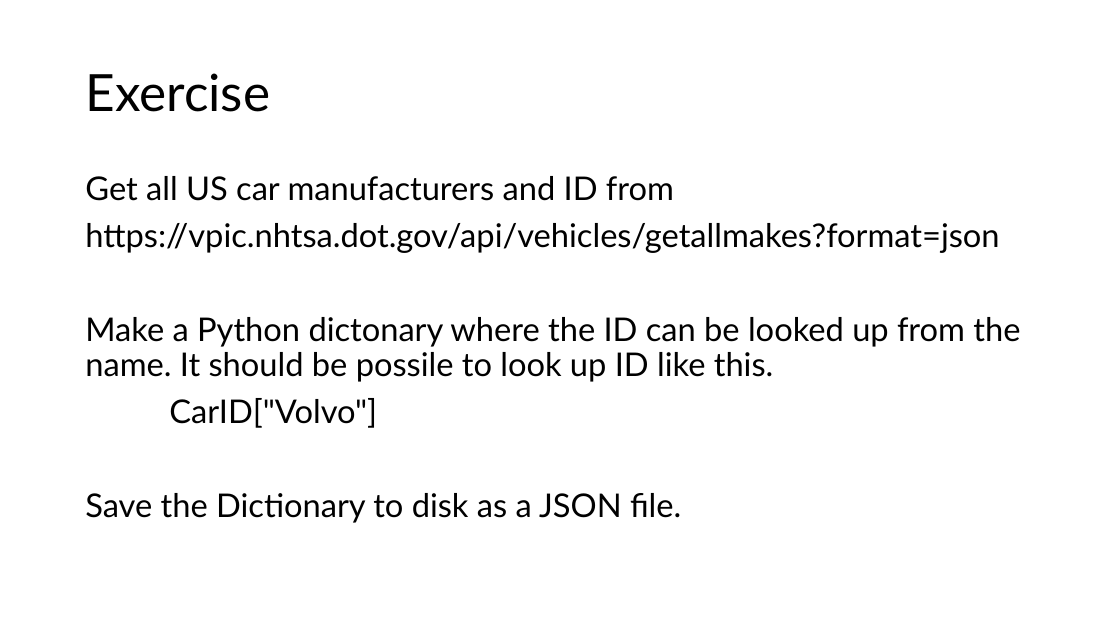
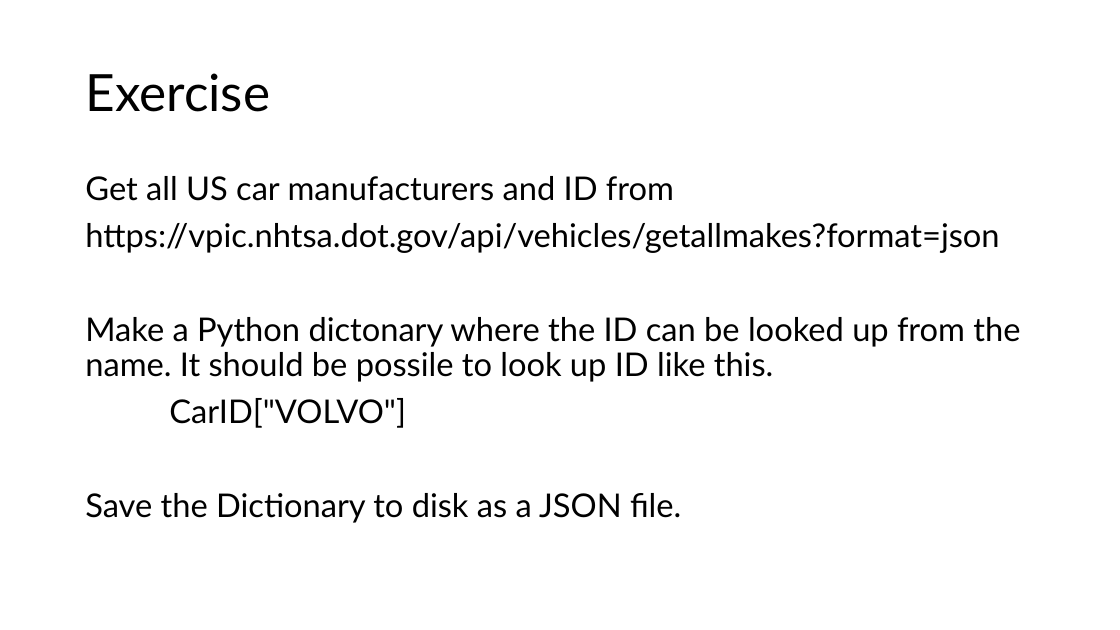
Before and after one commit to BjarneHelgesen/PythonForTestere, a slide deck: slide 16 of PythonForTestere.pptx. Drawn at 1120x630 pixels with LibreOffice and Linux fonts; fonts in the diff are those of the drawing. Boxes give left, top, right and bottom in pixels: in the first picture for what was removed or moved away, otherwise in the second. Text is boxed around its words. In the diff, an @@ line names an element or a change of style, - is before the commit and + after.

Commit message:
Updated PPT

```diff
--- a/PythonForTestere.pptx
+++ b/PythonForTestere.pptx
@@ text at [169, 398, 406, 428]: text changed @@
-CarID["Volvo"]
+CarID["VOLVO"]
```
Also in this commit, not shown: 1 slide added.
